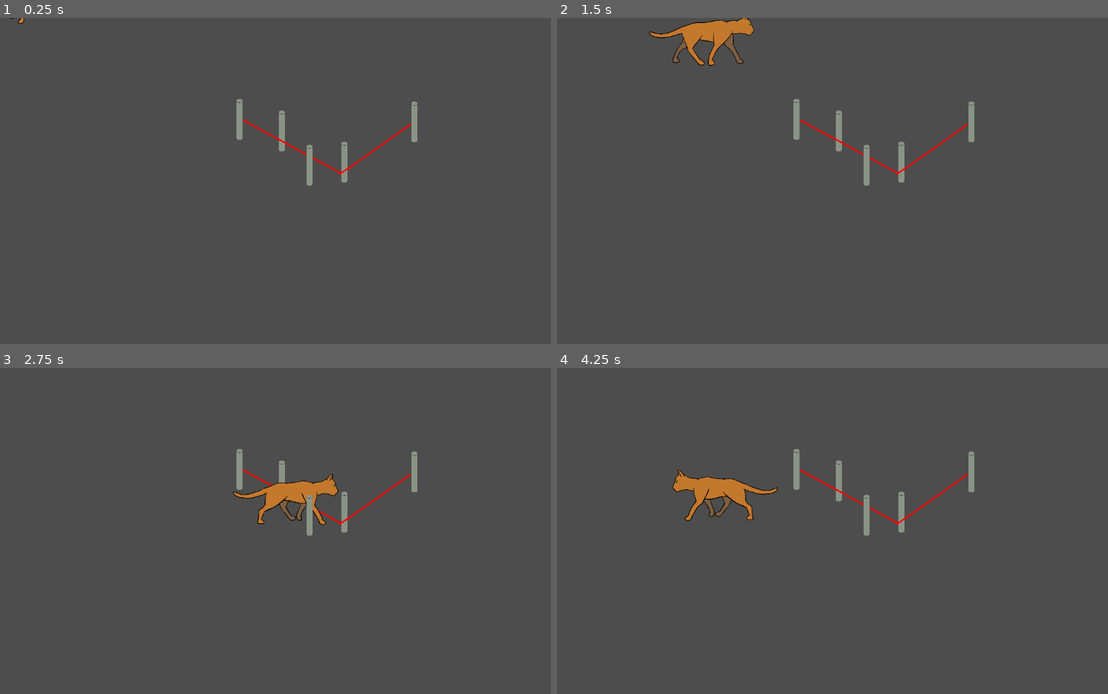
Above: before the commit, frames 1-4 (two rows, left to right).
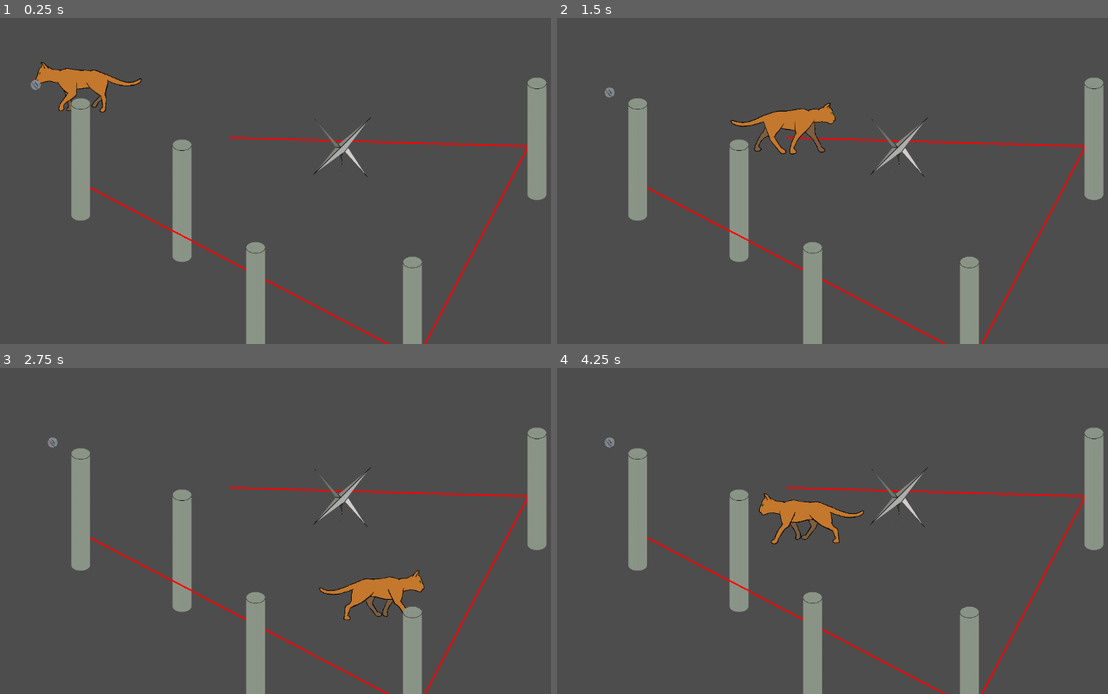
Above: after the commit, the same moments.

Repository: Flodurs/Godotwildjam63
Game: Godot game, scene res://szenen/level/Level.tscn
Two runs of this game, one before a commit and one after it. Both use one fixed random seed, a clock stepped at 60 frames per second and the inputs below.
Inputs:
- Up to frame 1 (0.25 s): no input
- Up to frame 2 (1.5 s): tap Enter at 0.5 s; hold D (mRight) 0.53-1.28 s; tap E (wolleInteraktion, bound only after the commit) at 0.6, 1.35 s; hold S (mDown) from 1.28 s (still down)
- Up to frame 3 (2.75 s): release S (mDown) at 2.03 s; hold D (mRight) from 2.03 s (still down); tap E (wolleInteraktion, bound only after the commit) at 2.1 s
- Up to frame 4 (4.25 s): release D (mRight) at 2.78 s; hold W (mUp) 2.78-3.53 s; tap E (wolleInteraktion, bound only after the commit) at 2.85, 3.6 s; hold A (mLeft) from 3.53 s (still down)

The runs differ from the first frame. In frame 1, 8.9% of the frame differs, in the area x 1-100%, y 0-100%; in frame 2, 10%, in the area x 8-100%, y 0-100%; in frame 3, 9.9%; in frame 4, 10%.

Commit message:
spike + wollknaeuel mechanic

Diff:
--- a/project.godot
+++ b/project.godot
@@ -37,3 +37,8 @@
 "events": [Object(InputEventKey,"resource_local_to_scene":false,"resource_name":"","device":-1,"window_id":0,"alt_pressed":false,"shift_pressed":false,"ctrl_pressed":false,"meta_pressed":false,"pressed":false,"keycode":0,"physical_keycode":68,"key_label":0,"unicode":100,"echo":false,"script":null)
 ]
 }
+wolleInteraktion={
+"deadzone": 0.5,
+"events": [Object(InputEventKey,"resource_local_to_scene":false,"resource_name":"","device":-1,"window_id":0,"alt_pressed":false,"shift_pressed":false,"ctrl_pressed":false,"meta_pressed":false,"pressed":false,"keycode":0,"physical_keycode":69,"key_label":0,"unicode":101,"echo":false,"script":null)
+]
+}
--- a/szenen/entitys/katze.gd
+++ b/szenen/entitys/katze.gd
@@ -2,11 +2,14 @@
 @export var speed = 400
 
 var playAudioFlag = 0
+var hatWolle: bool = true
+
 # Called when the node enters the scene tree for the first time.
 func _ready():
-	pass # Replace with function body.
+	add_to_group("Player") # Replace with function body.
 
-func _physics_process(delta):
+
+func _physics_process(_delta):
 	velocity = Vector2.ZERO
 	if Input.is_action_pressed("mRight"):
 		$AnimatedSprite2D.flip_h = 1
@@ -35,5 +38,27 @@
 	move_and_slide()
 
 # Called every frame. 'delta' is the elapsed time since the previous frame.
-func _process(delta):
-	pass
+func _process(_delta):
+	if Input.is_action_just_pressed("wolleInteraktion"):
+		if(hatWolle):
+			dropWolle()
+			hatWolle = false
+		else:
+			hebeaufWolle()
+
+func dropWolle():
+	var w = get_tree().get_nodes_in_group("Wolle")
+	var posi = w[0].global_position
+	remove_child(w[0])
+	$"..".add_child(w[0])
+	w[0].position = Vector2(posi.x, posi.y + 15)
+
+func hebeaufWolle():
+	var w = get_tree().get_nodes_in_group("Wolle")
+	var posi = w[0].global_position
+	var mPos = $kneulPosi.global_position
+	if (abs(posi-mPos).length() < 50):
+		$"..".remove_child(w[0])
+		add_child(w[0])
+		w[0].position = $kneulPosi.position
+		hatWolle = true
--- a/szenen/entitys/katze.tscn
+++ b/szenen/entitys/katze.tscn
@@ -1,11 +1,12 @@
-[gd_scene load_steps=9 format=3 uid="uid://ceheqoktc83rp"]
+[gd_scene load_steps=10 format=3 uid="uid://ceheqoktc83rp"]
 
 [ext_resource type="Script" path="res://szenen/entitys/katze.gd" id="1_s5uc3"]
-[ext_resource type="Texture2D" uid="uid://csohg4xx7c4u6" path="res://assets/sprites/Katze0.png" id="2_3ilmo"]
-[ext_resource type="Texture2D" uid="uid://d140jplwkepq1" path="res://assets/sprites/Katze1.png" id="3_iq43t"]
-[ext_resource type="Texture2D" uid="uid://cf2pe8l3x37kq" path="res://assets/sprites/Katze2.png" id="4_y3brr"]
-[ext_resource type="Texture2D" uid="uid://cgoenb6l6xc5k" path="res://assets/sprites/Katze3.png" id="5_icgt0"]
+[ext_resource type="Texture2D" uid="uid://cd8or5tngob5g" path="res://assets/sprites/Katze0.png" id="2_3ilmo"]
+[ext_resource type="Texture2D" uid="uid://ey435liqbve6" path="res://assets/sprites/Katze1.png" id="3_iq43t"]
+[ext_resource type="Texture2D" uid="uid://cs5vln2q0eh0s" path="res://assets/sprites/Katze2.png" id="4_y3brr"]
+[ext_resource type="Texture2D" uid="uid://cr43q05dahe8k" path="res://assets/sprites/Katze3.png" id="5_icgt0"]
 [ext_resource type="AudioStream" uid="uid://ij2yvpeiekm" path="res://assets/sound/walk.mp3" id="6_bfmj0"]
+[ext_resource type="PackedScene" uid="uid://hxobrte7utni" path="res://szenen/objekte/wollknaeul.tscn" id="7_4m6lf"]
 
 [sub_resource type="SpriteFrames" id="SpriteFrames_30qp0"]
 animations = [{
@@ -51,3 +52,10 @@
 stream = ExtResource("6_bfmj0")
 volume_db = -0.37
 pitch_scale = 4.03
+
+[node name="Wollknaeul" parent="." instance=ExtResource("7_4m6lf")]
+position = Vector2(-91, -43)
+scale = Vector2(0.1525, 0.1525)
+
+[node name="kneulPosi" type="Marker2D" parent="."]
+position = Vector2(-91, -43)
--- a/szenen/level/Level.gd
+++ b/szenen/level/Level.gd
@@ -10,3 +10,12 @@
 				if(p.position.x > min(s.get_point_position(0).x, s.get_point_position(1).x) && p.position.x < max(s.get_point_position(0).x, s.get_point_position(1).x)):  #und(sei lang genug)
 					p.verdecken(s)
 #	$Pillar2.Seilstuecke = $Pillar2.verdecken($Line2D)
+
+
+
+#	var knaeul = get_tree().get_nodes_in_group("Wolle")
+#	var cat = get_tree().get_nodes_in_group("Player")
+#	if knaeul.size() >0 && cat.size > 0:
+#		for k in knaeul:
+#			for c in cat:
+#				c.add_child(k)
--- a/szenen/level/Level.tscn
+++ b/szenen/level/Level.tscn
@@ -1,8 +1,9 @@
-[gd_scene load_steps=5 format=3 uid="uid://ct8c5s7tamylk"]
+[gd_scene load_steps=6 format=3 uid="uid://ct8c5s7tamylk"]
 
 [ext_resource type="Script" path="res://szenen/level/Level.gd" id="1_6dvvy"]
 [ext_resource type="PackedScene" uid="uid://d0sprmhk4yyal" path="res://szenen/objekte/Pillar.tscn" id="1_caku8"]
 [ext_resource type="PackedScene" uid="uid://ceheqoktc83rp" path="res://szenen/entitys/katze.tscn" id="1_fv7qr"]
+[ext_resource type="PackedScene" uid="uid://cy275b2isyok0" path="res://szenen/objekte/spike.tscn" id="5_7m1ht"]
 [ext_resource type="PackedScene" uid="uid://cxc1mipvyf0xl" path="res://szenen/objekte/Seilstueck.tscn" id="5_ppn7a"]
 
 [node name="level" type="Node2D"]
@@ -10,24 +11,31 @@
 script = ExtResource("1_6dvvy")
 
 [node name="Katze" parent="." instance=ExtResource("1_fv7qr")]
+position = Vector2(162, 176)
 
 [node name="Pillar" parent="." instance=ExtResource("1_caku8")]
-position = Vector2(475, 239)
+position = Vector2(160, 394)
 
 [node name="Pillar2" parent="." instance=ExtResource("1_caku8")]
-position = Vector2(822, 244)
+position = Vector2(1065, 353)
 
 [node name="Pillar3" parent="." instance=ExtResource("1_caku8")]
-position = Vector2(683, 324)
+position = Vector2(818, 709)
 
 [node name="Pillar4" parent="." instance=ExtResource("1_caku8")]
-position = Vector2(559, 262)
+position = Vector2(361, 476)
 
 [node name="Pillar5" parent="." instance=ExtResource("1_caku8")]
-position = Vector2(614, 330)
+position = Vector2(507, 680)
 
 [node name="Seilstueck" parent="." instance=ExtResource("5_ppn7a")]
-points = PackedVector2Array(482, 203, 677, 309)
+points = PackedVector2Array(178, 337, 798, 663)
 
 [node name="Seilstueck2" parent="." instance=ExtResource("5_ppn7a")]
-points = PackedVector2Array(815, 211, 677, 309)
+points = PackedVector2Array(1048, 255, 835, 663)
+
+[node name="Seilstueck3" parent="." instance=ExtResource("5_ppn7a")]
+points = PackedVector2Array(1048, 255, 456, 238)
+
+[node name="spike" parent="." instance=ExtResource("5_7m1ht")]
+position = Vector2(674, 296)
--- a/szenen/objekte/Pillar.gd
+++ b/szenen/objekte/Pillar.gd
@@ -1,10 +1,10 @@
 extends StaticBody2D
 
 
-@export var seil_hoehe:int = 30
+@export var seil_hoehe:int = 50
 var gewickelt:bool = false
-const linkeKanteX:int = -10
-const rechteKanteX:int = 10
+const linkeKanteX:int = -20
+const rechteKanteX:int = 20
 
 func _ready():
 	add_to_group("Pillar")
--- a/szenen/objekte/Pillar.tscn
+++ b/szenen/objekte/Pillar.tscn
@@ -4,14 +4,14 @@
 [ext_resource type="Texture2D" uid="uid://ctj2ku0io2qlh" path="res://assets/sprites/pillar_prelim.png" id="2_lqvg6"]
 
 [sub_resource type="CircleShape2D" id="CircleShape2D_syccy"]
-radius = 6.0
+radius = 18.1108
 
 [node name="Pillar" type="StaticBody2D"]
 script = ExtResource("1_8weh0")
 
 [node name="pillarIMage" type="Sprite2D" parent="."]
-position = Vector2(0, -46)
-scale = Vector2(0.2, 0.2)
+position = Vector2(0, -139)
+scale = Vector2(0.6, 0.6)
 texture = ExtResource("2_lqvg6")
 
 [node name="CollisionShape2D" type="CollisionShape2D" parent="."]
--- a/szenen/objekte/Seilstueck.gd
+++ b/szenen/objekte/Seilstueck.gd
@@ -10,10 +10,16 @@
 	ende = get_point_position(1)
 	richtung = ende-start
 	add_to_group("Seile")
+	add_to_group("Cutable")
 
 func platzieren(p1:Vector2, p2:Vector2):
-	pass
+	start = p1
+	ende = p2
+	richtung = ende-start
 
 func getYAtX(x:int) -> int:
 	var y = start.y + richtung.y*((x - start.x)/richtung.x)
 	return y
+
+func on_wireCut():
+	queue_free()
--- /dev/null
+++ b/szenen/objekte/spike.gd
@@ -0,0 +1,8 @@
+extends StaticBody2D
+
+
+func _on_area_2d_body_entered(body):
+	for i in body.get_groups():
+		if i == "Cutable":
+			i.on_wireCUt()
+#			print("CUT!!")
--- /dev/null
+++ b/szenen/objekte/spike.tscn
@@ -0,0 +1,30 @@
+[gd_scene load_steps=5 format=3 uid="uid://cy275b2isyok0"]
+
+[ext_resource type="Texture2D" uid="uid://0g763jaf5bpr" path="res://assets/sprites/spike.png" id="1_0hw8h"]
+[ext_resource type="Script" path="res://szenen/objekte/spike.gd" id="1_0obmy"]
+
+[sub_resource type="CapsuleShape2D" id="CapsuleShape2D_05k2l"]
+radius = 15.0
+height = 104.0
+
+[sub_resource type="RectangleShape2D" id="RectangleShape2D_7e128"]
+size = Vector2(72, 24)
+
+[node name="spike" type="StaticBody2D"]
+script = ExtResource("1_0obmy")
+
+[node name="Sprite2D" type="Sprite2D" parent="."]
+position = Vector2(6, -47)
+texture = ExtResource("1_0hw8h")
+
+[node name="CollisionShape2D" type="CollisionShape2D" parent="."]
+rotation = 1.5708
+shape = SubResource("CapsuleShape2D_05k2l")
+
+[node name="Area2D" type="Area2D" parent="."]
+
+[node name="CollisionShape2D" type="CollisionShape2D" parent="Area2D"]
+position = Vector2(1, -53)
+shape = SubResource("RectangleShape2D_7e128")
+
+[connection signal="body_entered" from="Area2D" to="." method="_on_area_2d_body_entered"]
--- /dev/null
+++ b/szenen/objekte/wollknaeul.gd
@@ -0,0 +1,11 @@
+extends Sprite2D
+
+func _ready():
+	add_to_group("Wolle")
+	add_to_group("Cutable")
+
+
+
+
+func on_wireCut():
+	pass
--- /dev/null
+++ b/szenen/objekte/wollknaeul.tscn
@@ -0,0 +1,8 @@
+[gd_scene load_steps=3 format=3 uid="uid://hxobrte7utni"]
+
+[ext_resource type="Script" path="res://szenen/objekte/wollknaeul.gd" id="1_14p6f"]
+[ext_resource type="Texture2D" uid="uid://bwwxnppaq6tw2" path="res://assets/sprites/wollekneule.png" id="1_jfvr6"]
+
+[node name="Wollknaeul" type="Sprite2D"]
+texture = ExtResource("1_jfvr6")
+script = ExtResource("1_14p6f")
Binary file added: assets/sprites/spike.png
Not shown, added: assets/sprites/spike.png.import
Binary file added: assets/sprites/wollekneule.png
Not shown, added: assets/sprites/wollekneule.png.import
Not shown, added: assets/spike.afdesign
Not shown, added: assets/wollekneule.afdesign
